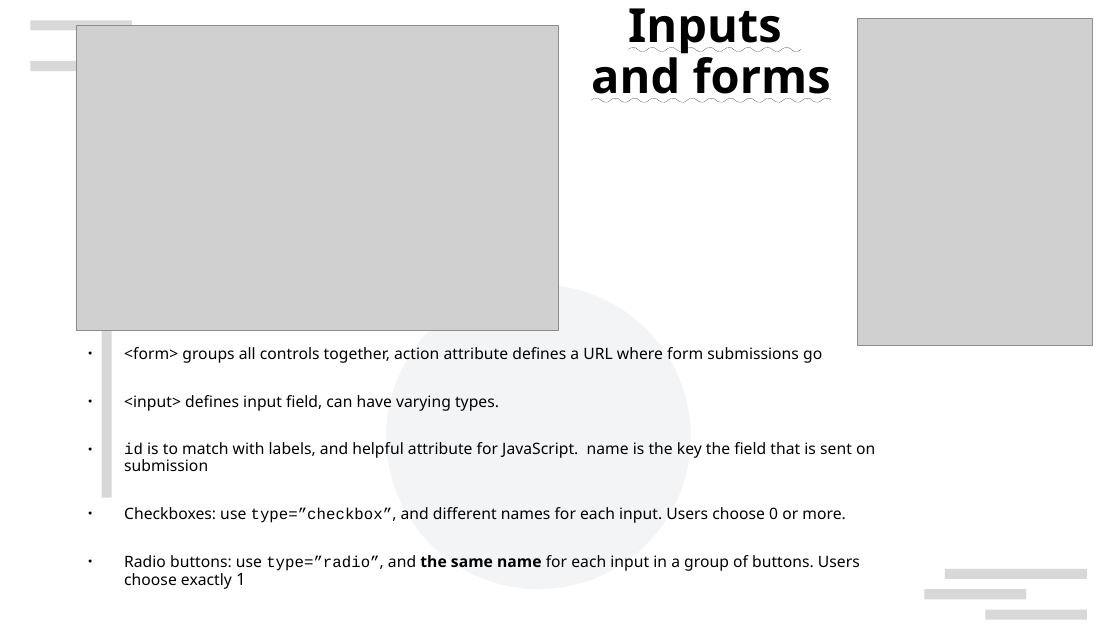
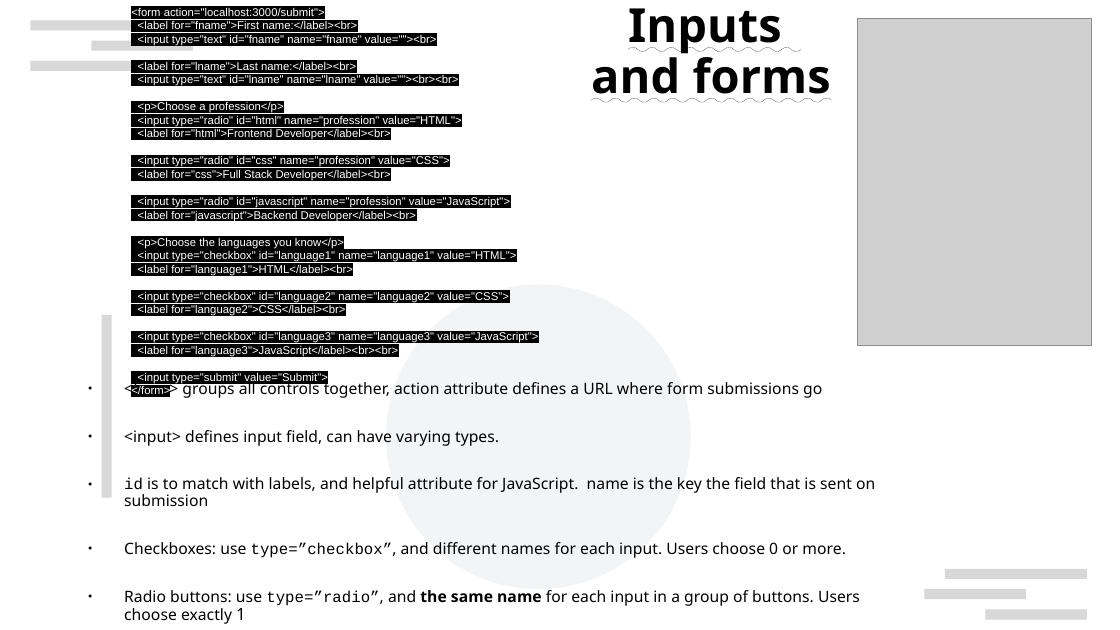
Before and after one commit to TonyLiu0226/toDoListTutorial, a slide deck: slide 8 of frontend_presentation.pptx (slide 7 before the commit). Drawn at 1120x630 pixels with LibreOffice and Linux fonts; fonts in the diff are those of the drawing; grey boxes stand for pictures; background and template pictures are left out. Boxes give left, top, right and bottom in pixels: in the first picture for what was removed or moved away, otherwise in the second. Text is boxed around its words. In the diff, an @@ line names an element or a change of style, - is before the commit and + after.

```diff
--- a/frontend_presentation.pptx
+++ b/frontend_presentation.pptx
@@ picture removed at (76,25,559,330) @@
@@ text added at (131,7,538,384), 8 pt, text #FFFFFF @@
+<form action="localhost:3000/submit">
+<label for="fname">First name:</label><br>
+<input type="text" id="fname" name="fname" value=""><br>
+<label for="lname">Last name:</label><br>
+<input type="text" id="lname" name="lname" value=""><br><br>
+<p>Choose a profession</p>
+<input type="radio" id="html" name="profession" value="HTML">
+<label for="html">Frontend Developer</label><br>
+<input type="radio" id="css" name="profession" value="CSS">
+<label for="css">Full Stack Developer</label><br>
+<input type="radio" id="javascript" name="profession" value="JavaScript">
+<label for="javascript">Backend Developer</label><br>
+<p>Choose the languages you know</p>
+<input type="checkbox" id="language1" name="language1" value="HTML">
+<label for="language1">HTML</label><br>
+<input type="checkbox" id="language2" name="language2" value="CSS">
+<label for="language2">CSS</label><br>
+<input type="checkbox" id="language3" name="language3" value="JavaScript">
+<label for="language3">JavaScript</label><br><br>
+<input type="submit" value="Submit">
+</form>
@@ rectangle added at (91,41,193,51), fill #CCCCCC at 75% opacity @@
@@ text "<form> groups all controls together, ...": place and size @@
-text "<form> groups all controls together, ..." at (124,347,875,589)
+text "<form> groups all controls together, ..." at (124,380,875,624)
```
Also in this commit, not shown: 10 other slides changed, 1 slide added, 11 other files.
